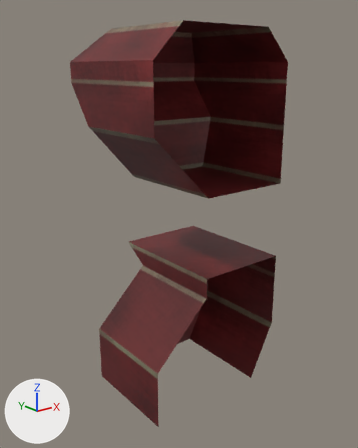
The FBX model ART/Foreground/B_1C.fbx: old version first, new version second.
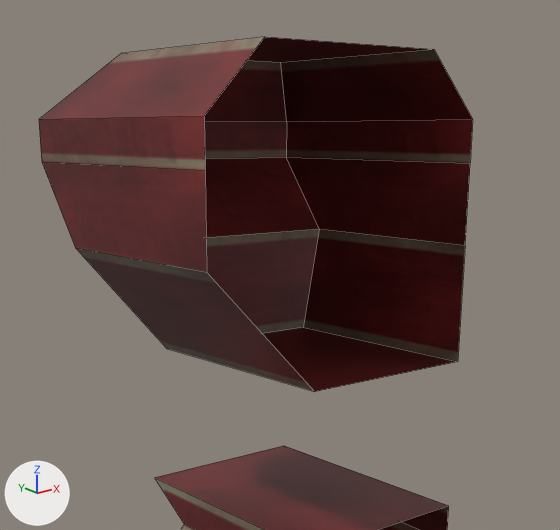
Old and new are each drawn whole from a 50 mm camera at (-1.145, -1.33, 0.681) aimed at (-0.037, 0.056, 0.126) and again close up on the part from 14% to 93% of the width and 0% to 60% of the height. Lighting does not change. The marker at lower left points along +X, +Y and +Z. The close-ups show mesh edges as thin lines. Where no turn or scale is listed for an object, it has been applied to the vertices.

The first close-up shows 'B_1C'.
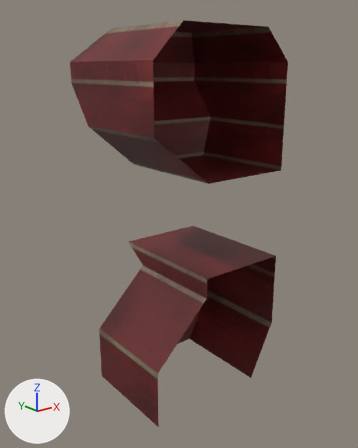
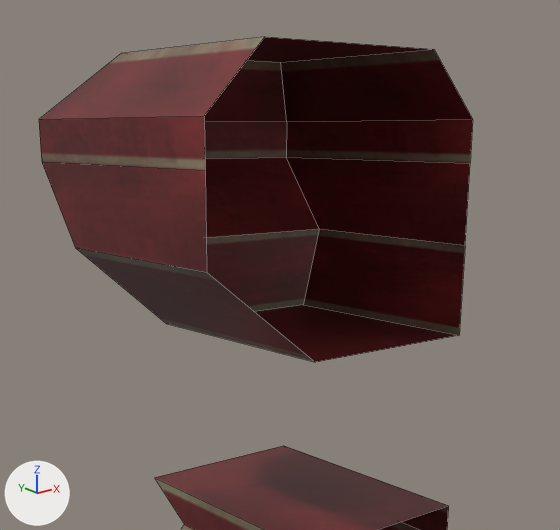
Changed parts and their boxes [x1, y1, x2, y2] in the close-ups (560 x 530 px; the box of a moved part takes in the faces that stretch with it):
part 1 of me_mesh, moved or reshaped
    before: [76, 229, 465, 392]
    after: [76, 229, 465, 362]

What the commit changed:
me_mesh has 36 vertices, 24 faces and spans x -0.314..0.248, y -0.178..0.31, z -0.492..0.809.
me_mesh is used by ob_b_1c; location (0.0, 0.0, 0.0).
Before the commit, vertices of me_mesh: 16 (0.248, 0.25, 0.282) at pixel (303, 327), 17 (0.248, -0.178, 0.282) at pixel (457, 361), 18 (-0.102, 0.25, 0.282) at pixel (166, 348), 19 (-0.102, -0.178, 0.282) at pixel (314, 391).
Part 1, on me_mesh:
Vertices 16 to 19 of me_mesh move by (0.0, 0.0, 0.049).
